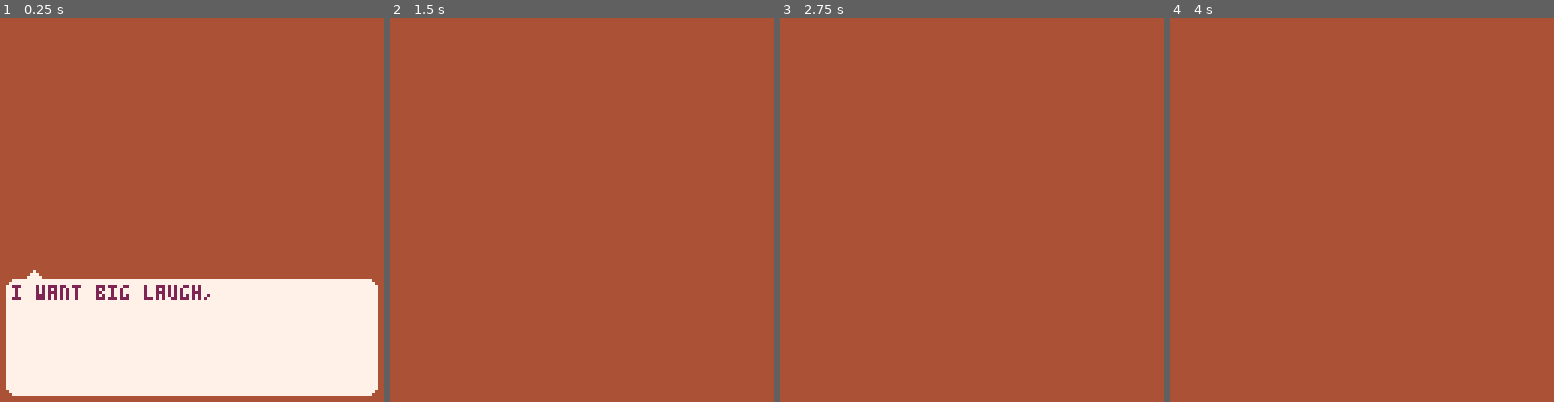
Above: before the commit, frames 1-4 (left to right).
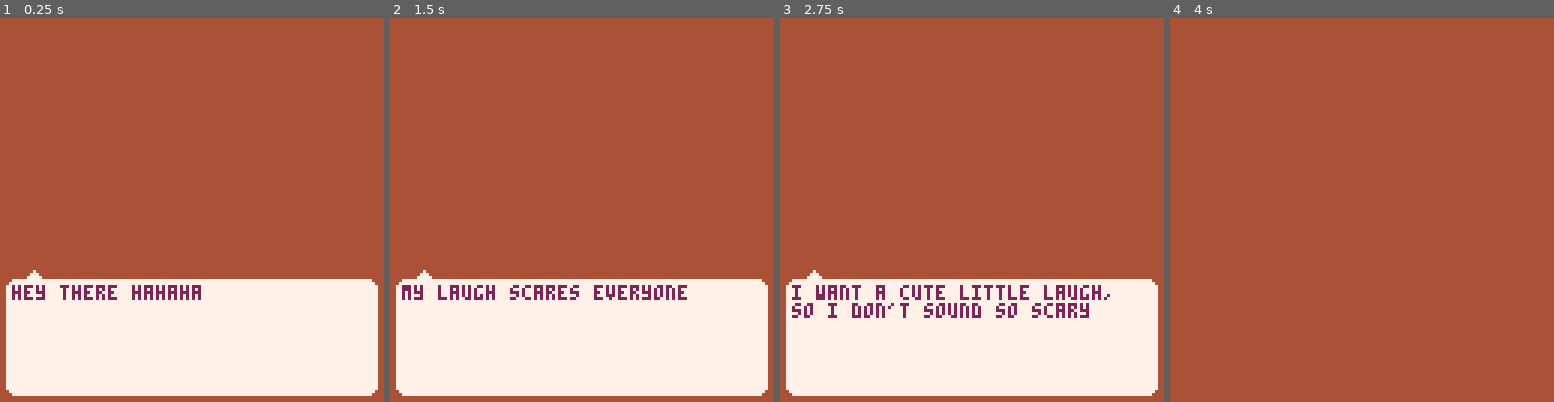
Above: after the commit, the same moments.

Repository: Alfie-Edwards/game-boys
Game: PICO-8 cartridge game.p8
Same seed, same stepped clock (60 frames per second), same inputs: the game is played once before the commit and once after it.
Inputs:
- Up to frame 1 (0.25 s): no input
- Up to frame 2 (1.5 s): tap X (X key) at 0.33, 1.07 s; tap O (Z key) at 0.7 s
- Up to frame 3 (2.75 s): tap O (Z key) at 1.7, 2.1, 2.5 s; tap X (X key) at 1.85 s
- Up to frame 4 (4 s): tap O (Z key) at 2.9, 3.3, 3.7 s; tap X (X key) at 2.97 s

The runs differ from the first frame. In frame 1, 0.7% of the frame differs, in the area x 3-55%, y 69-74%; in frame 2, 29%, in the area x 1-99%, y 65-99%; in frame 3, 29%; in frame 4, nothing differs.

Commit message:
add big beardy man, & always wrap text

Diff:
--- a/game.p8
+++ b/game.p8
@@ -102,6 +102,41 @@
 	print(replay_button, (64 - replay_text_length / 2) + lnpx(replay_start_text), replay_text_y)
 	color(7)
 	print(replay_end_text, (64 - replay_text_length / 2) + lnpx(replay_start_text..replay_button), replay_text_y)
+end
+
+max_line_len = 30
+max_lines = 6
+function wrap(text)
+    local lines = {}
+    for _, para in ipairs(split(text, "\n")) do
+        add(lines, "")
+        for _, word in ipairs(split(para, " ", false)) do
+            if (#lines[#lines] + #word + 1) > max_line_len then
+                if #word > max_line_len then
+                    local i = max_line_len - #lines[#lines]
+                    lines[#lines] = lines[#lines]..sub(word, 1, i).." "
+                    i += 1
+                    while i <= #word do
+                        add(lines, sub(word, i, i + max_line_len - 1))
+                        i += max_line_len
+                    end
+                else
+                    add(lines, word.." ")
+                end
+            else
+                lines[#lines] = lines[#lines]..word.." "
+            end
+        end
+    end
+    local result = ""
+    for i, line in ipairs(lines) do
+        if i > 1 then
+            result = result.."\n"
+        end
+        result = result..line
+    end
+    assert(#lines <= max_lines)
+    return result
 end
 
 function _draw()
@@ -136,14 +171,19 @@
 end
 
 function say(paras)
-    if type(paras) == "string" then
-        paras = {paras}
-    end
-    saying = {
-        char = 1,
-        para = 1,
-        paras = paras,
-    }
+	if type(paras) == "string" then
+		paras = {paras}
+	end
+
+	for i,v in ipairs(paras) do
+		paras[i] = wrap(v)
+	end
+
+	saying = {
+		char = 1,
+		para = 1,
+		paras = paras,
+	}
 end
 
 function saying_para_done()
--- a/people.lua
+++ b/people.lua
@@ -1,40 +1,44 @@
-max_line_len = 30
-max_lines = 6
-function wrap(text)
-    local lines = {}
-    for _, para in ipairs(split(text, "\n")) do
-        add(lines, "")
-        for _, word in ipairs(split(para, " ")) do
-            if (#lines[#lines] + #word + 1) > max_line_len then
-                if #word > max_line_len then
-                    local i = max_line_len - #lines[#lines]
-                    lines[#lines] = lines[#lines]..sub(word, 1, i).." "
-                    i += 1
-                    while i <= #word do
-                        add(lines, sub(word, i, i + max_line_len - 1))
-                        i += max_line_len
-                    end
-                else
-                    add(lines, word.." ")
-                end
-            else
-                lines[#lines] = lines[#lines]..word.." "
-            end
-        end
-    end
-    local result = ""
-    for i, line in ipairs(lines) do
-        if i > 1 then
-            result = result.."\n"
-        end
-        result = result..line
-    end
-    assert(#lines <= max_lines)
-    return result
-end
-
 -- setup -----------------------
 people = {
+	{
+		name = "big beardy man",
+		face = 0,
+		skin_tone = 1,
+		initial_laugh = {
+			speed = 0,
+			pitch = 0,
+			fun = 0,
+			length = 0,
+		},
+		desired_laugh = {
+			speed = 2,
+			pitch = 2,
+			fun = 2,
+			length = 0,
+		},
+		initial_prompt = {
+			"hey there hahaha",
+			"oops, hope i didn't scare you!",
+			"my laugh scares everyone away...",
+			"i want a cute little laugh, so i don't sound so scary"
+		},
+		adjustment_prompts = {
+			pitch = {
+				more = "well that just sounds like my old laugh!",
+			},
+			speed = {
+				more = "for what i need, it must be quicker than that",
+			},
+			length = {
+				less = "i was hoping my laugh wouldn't stick around in and out like a flash!",
+			},
+			fun = {
+				more = "oh no! i wanted a silly laugh!",
+			},
+		},
+		acceptance_text = "wow, that's perfect!! Now no one will know i'm a threat",
+		rejection_text = "that's too bad, i really wanted a new laugh. i hope they don't catch me",
+	},
 	{
 		name = "bob",
 		face = 0,
@@ -51,13 +55,13 @@
 			fun = 1,
 			length = 1,
 		},
-		initial_prompt = wrap("i want big laugh, yes, very big"),
+		initial_prompt = "i want big laugh, yes, very big",
 		adjustment_prompts = {
 			pitch = {
-				less = wrap("i hate high-pitched laughs!!!!"),
-			},
-		},
-		acceptance_text = wrap("wow so funny!!! thx bby"),
+				less = "i hate high-pitched laughs!!!!",
+			},
+		},
+		acceptance_text = "wow so funny!!! thx bby",
 	},
 }
 
